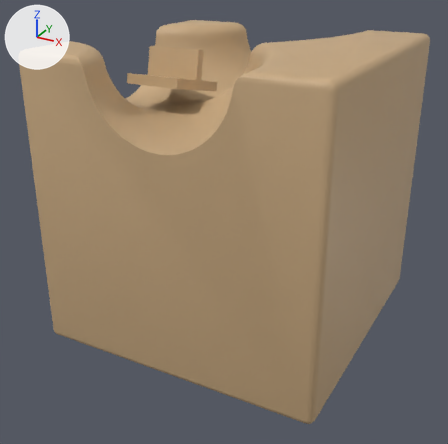
A saved change to the Blender file assets-source/kit/mech_toggle_l3/mech_toggle_l3_low.blend.
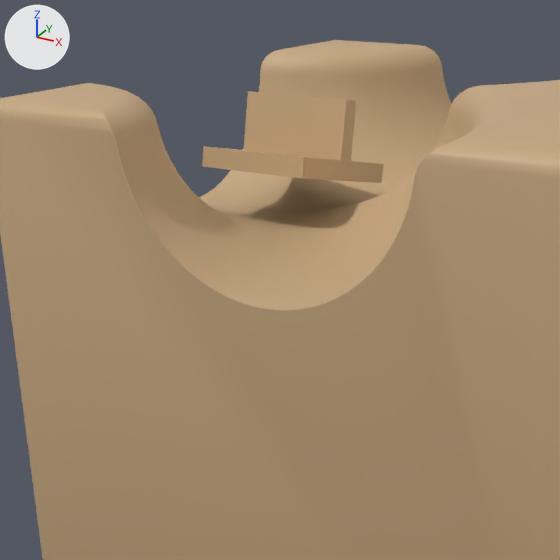
There are two pictures of each version: one whole from a 50 mm lens placed at (0.0562, -0.1093, 0.0755), pointed at (-0.0015, -0.0043, 0.023), one close up on the part from 6% to 68% of the width and 0% to 63% of the height. Every picture has the same lights, and +X, +Y and +Z are marked at upper left. The first two pictures are the older version. Objects named as collision shapes, trigger or cutter boxes, shadow casters or lower levels of detail are left out.

Objects in the first close-up: 'anim_rocker_lod0', 'mech_toggle_l3_lod0'.
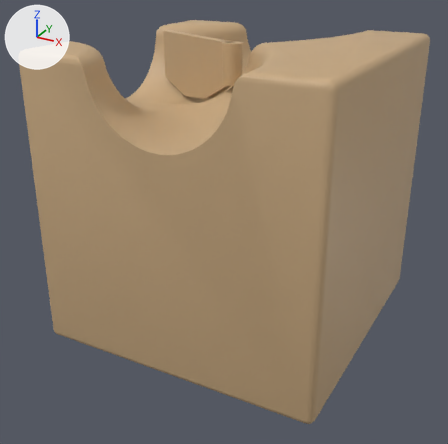
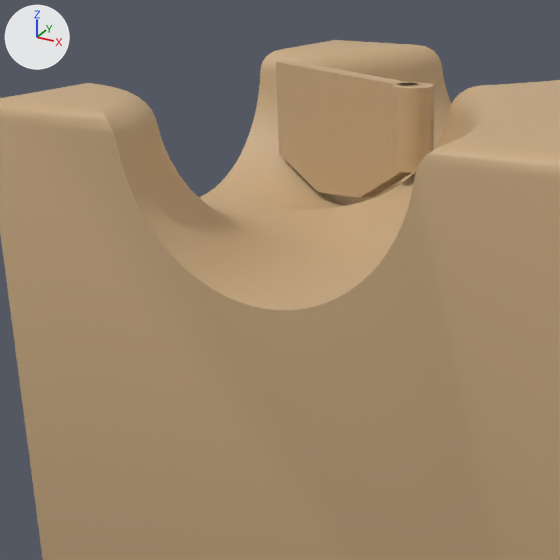
ob_anim_rocker is not drawn itself; it is the parent of ob_anim_rocker_lod0, ob_anim_rocker_lod1, ob_anim_rocker_lod2.

Edits to the bpy script that builds the scene:
```text
Change me_anim_rocker_lod0:
    used by ob_anim_rocker_lod0; parent = ob_anim_rocker; location = (0.0, 0.0, 0.0)
    remove me_anim_rocker_lod0.from_pydata(...)  # 16 vertices, 24 faces; spans x -0.006..0.006, y -0.008..0.008, z 0.0..0.008
    add me_anim_rocker_lod0.from_pydata(...)  # 76 vertices, 144 faces; spans x -0.024..0.002, y -0.002..0.002, z 0.001..0.014
    me_anim_rocker_lod0 part 1: a new loose piece, a 32-sided cylinder along z spanning x -0.002..0.002, y -0.002..0.002, z 0.006..0.014, in mat_wood_placeholder (beige #c8aa81)
    me_anim_rocker_lod0 part 2: the loose piece of 8 vertices spanning x -0.006..0.006, y -0.008..0.008, z 0.0..0.002 is deleted
    me_anim_rocker_lod0 part 3: the loose piece of 8 vertices spanning x -0.006..0.006, y -0.001..0.001, z 0.002..0.008 is deleted
    me_anim_rocker_lod0 part 4
    6 vertices are added at (0.0, -0.001, 0.006), (-0.008, -0.001, 0.0018), (-0.016, -0.001, 0.001), (-0.024, -0.001, 0.004), (-0.024, -0.001, 0.014), (0.0, -0.001, 0.014)
    6 new vertices lie (0.0, 0.002, 0.0) away from vertices in x -0.024..0.0, y -0.001, z 0.001..0.014
    20 new faces join them
Change ob_anim_rocker:
    ob_anim_rocker.location: (-0.016, 0.0, 0.049) -> (-0.002, 0.0, 0.045)
    ob_anim_rocker.rotation_euler: (-0.209, 0.0, 0.0) -> (0.0, 0.0, -0.436)  # degrees (-12, 0, 0) -> degrees (0, 0, -25)
```

Pixel boxes (x1, y1, x2, y2) of what changed, in the close-ups (560 x 560 px):
'anim_rocker_lod0', reshaped, moved, turned: before (202, 91, 384, 183); after (276, 61, 434, 198)
part 1 of me_anim_rocker_lod0, added (beige): after (393, 82, 434, 173)
part 2 of me_anim_rocker_lod0, deleted (beige): before (202, 146, 384, 183)
part 3 of me_anim_rocker_lod0, deleted (beige): before (244, 91, 356, 161)
part 4 of me_anim_rocker_lod0, added (beige): after (276, 61, 421, 198)
